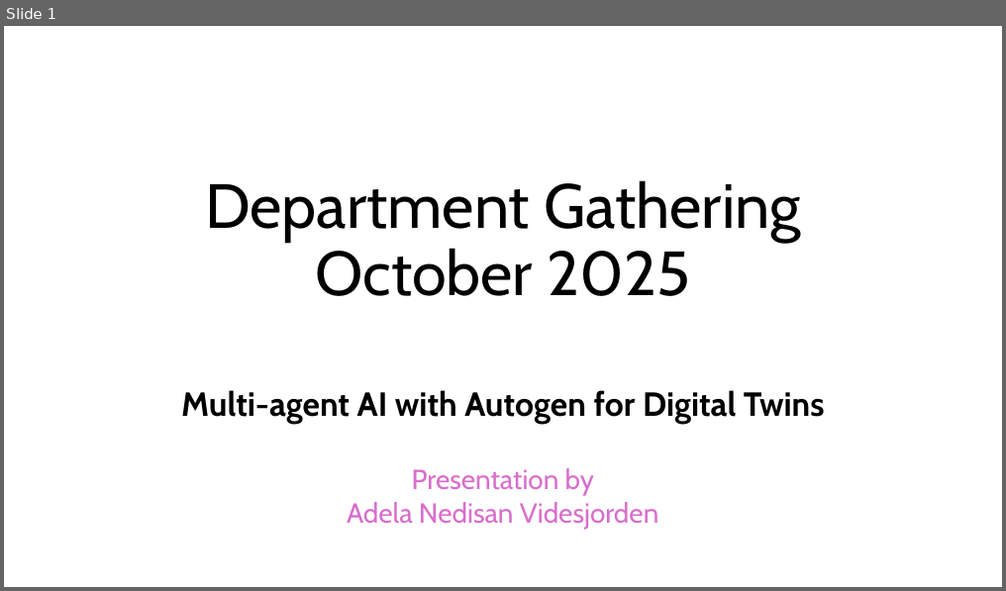
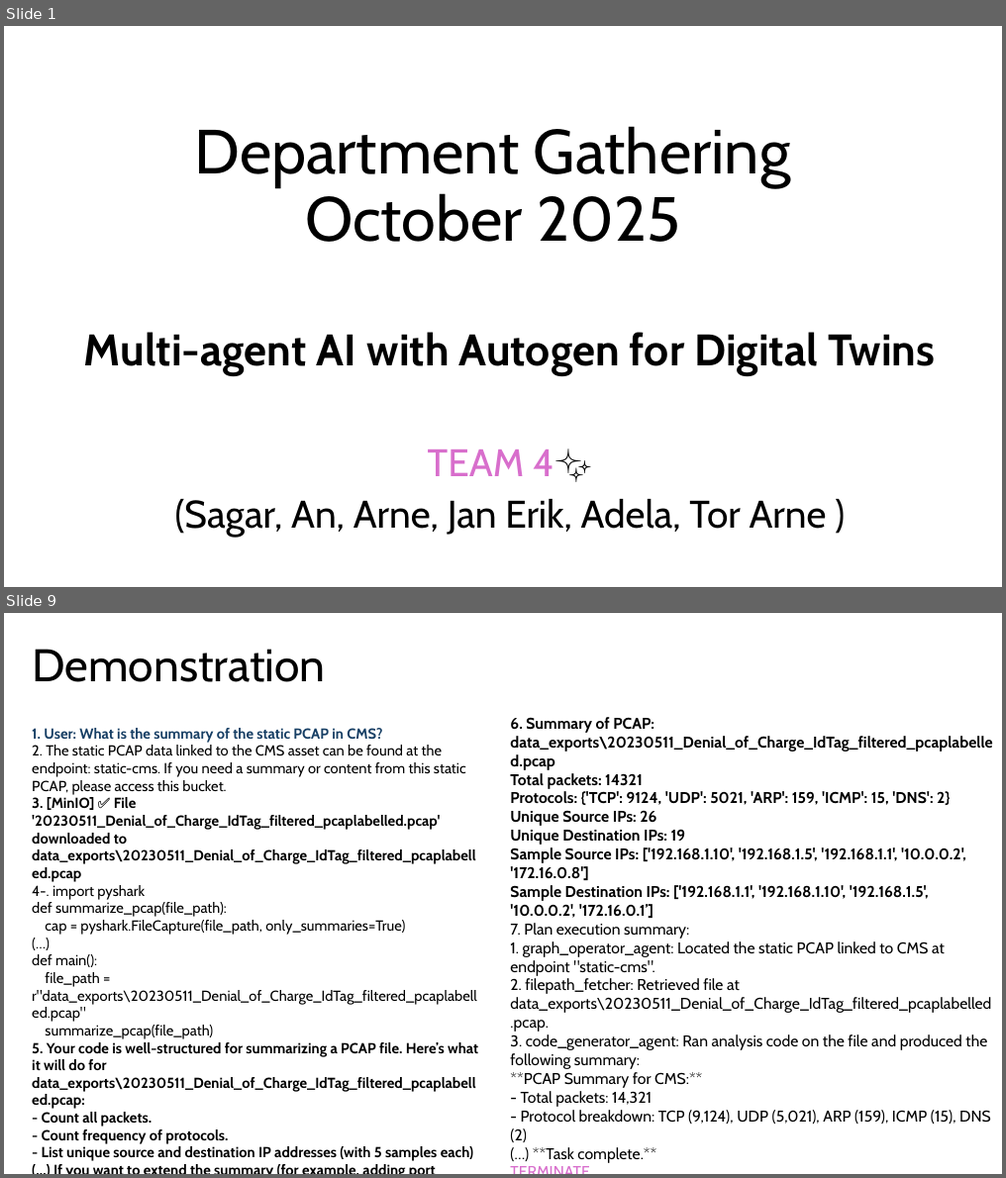
Before and after one commit to adelanv/DepartmentGathering-2025, a slide deck: Multi-agent4DT.pptx. Shown one above the other, each under a label of ours: slide 1 before the commit, slides 1 and 9 after it; the slides between them are not shown. The pictures are 1006x591 and 1006x1178 pixels, drawn with LibreOffice and Linux fonts; fonts in the diff are those of the drawing. Boxes give left, top, right and bottom in pixels: in the first picture for what was removed or moved away, otherwise in the second. Text is boxed around its words. In the diff, an @@ line names an element or a change of style, - is before the commit and + after.

```diff
--- a/Multi-agent4DT.pptx
+++ b/Multi-agent4DT.pptx
@@ slide 9 added at box(4, 613, 1002, 1174), background #FFFFFF @@
@@ title added at box(32, 649, 325, 682), 44 pt, text #000000 @@
+Demonstration
@@ text added at box(32, 728, 478, 1161), 14 pt, text #000000, bold @@
+1. User: What is the summary of the static PCAP in CMS?
+2. The static PCAP data linked to the CMS asset can be found at the endpoint: static-cms. If you need a summary or content from this static PCAP, please access this bucket.
+3. [MinIO] ✅ File '20230511_Denial_of_Charge_IdTag_filtered_pcaplabelled.pcap' downloaded to data_exports\20230511_Denial_of_Charge_IdTag_filtered_pcaplabelled.pcap
+4-. import pyshark
+def summarize_pcap(file_path):
+cap = pyshark.FileCapture(file_path, only_summaries=True)
+(…)
+def main():
+file_path = r"data_exports\20230511_Denial_of_Charge_IdTag_filtered_pcaplabelled.pcap"
+summarize_pcap(file_path)
+5. Your code is well-structured for summarizing a PCAP file. Here’s what it will do for data_exports\20230511_Denial_of_Charge_IdTag_filtered_pcaplabelled.pcap:
+- Count all packets.
+- Count frequency of protocols.
+- List unique source and destination IP addresses (with 5 samples each)
+(…) If you want to extend the summary (for example, adding port information or time duration), let me know!
@@ text added at box(510, 717, 992, 1163), 15 pt, text #000000 @@
+6. Summary of PCAP: data_exports\20230511_Denial_of_Charge_IdTag_filtered_pcaplabelled.pcap
+Total packets: 14321
+Protocols: {'TCP': 9124, 'UDP': 5021, 'ARP': 159, 'ICMP': 15, 'DNS': 2}
+Unique Source IPs: 26
+Unique Destination IPs: 19
+Sample Source IPs: ['192.168.1.10', '192.168.1.5', '192.168.1.1', '10.0.0.2', '172.16.0.8']
+Sample Destination IPs: ['192.168.1.1', '192.168.1.10', '192.168.1.5', '10.0.0.2', '172.16.0.1’]
+7. Plan execution summary:
+1. graph_operator_agent: Located the static PCAP linked to CMS at endpoint "static-cms".
+2. filepath_fetcher: Retrieved file at data_exports\20230511_Denial_of_Charge_IdTag_filtered_pcaplabelled.pcap.
+3. code_generator_agent: Ran analysis code on the file and produced the following summary:
+**PCAP Summary for CMS:**
+- Total packets: 14,321
+- Protocol breakdown: TCP (9,124), UDP (5,021), ARP (159), ICMP (15), DNS (2)
+(…) **Task complete.**
+TERMINATE
@@ slide 1 changed as well @@
@@ title "Department Gathering October 2025": place and size @@
-title "Department Gathering October 2025" at box(205, 180, 801, 296)
+title "Department Gathering October 2025" at box(195, 126, 791, 242)
@@ subtitle "Multi-agent AI with Autogen for ...": place and size @@
-subtitle "Multi-agent AI with Autogen for ..." at box(181, 390, 825, 530)
+subtitle "Multi-agent AI with Autogen for ..." at box(84, 332, 935, 537)
@@ subtitle at box(84, 332, 935, 375): size 32.2 to 42.5 pt in "Multi-agent AI with Autogen for Digital Twins"; line spacing 0.7 to 0.9 @@
@@ subtitle at box(175, 449, 827, 537): text changed; size 26.6 to 37 pt; text colour #D86ECC to #000000 @@
-Presentation by
-Adela Nedisan Videsjorden
+TEAM 4✨
+(Sagar, An, Arne, Jan Erik, Adela, Tor Arne )
```
Also in this commit, not shown: 1 other slide changed, 10 other slides added, 1 slide removed, 1 other file.
